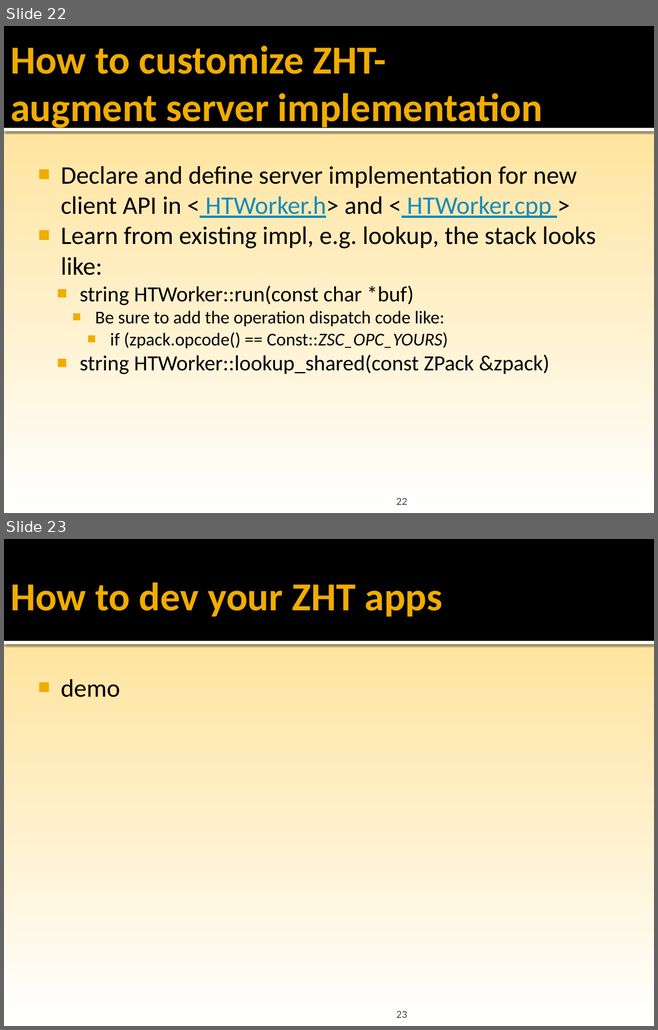
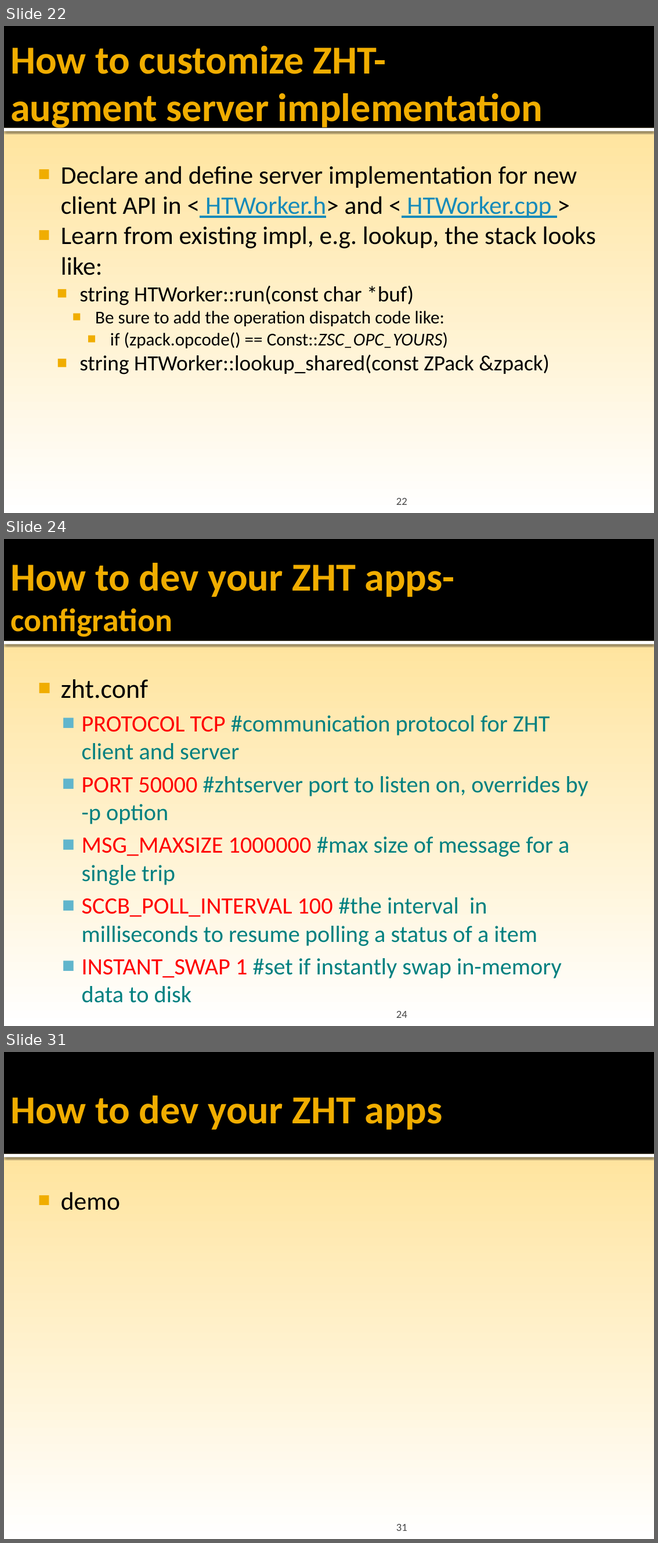
Before and after one commit to datasys/zht, a slide deck: doc/ZHT-dev-tutorial-CS554@cs.iit.pptx. Shown one above the other, each under a label of ours: slides 22 and 23 before the commit, slides 22, 24 and 31 after it; the slides between them are not shown. The pictures are 658x1030 and 658x1543 pixels, drawn with LibreOffice and Linux fonts; fonts in the diff are those of the drawing; background and template pictures are left out. Boxes give left, top, right and bottom in pixels: in the first picture for what was removed or moved away, otherwise in the second. Text is boxed around its words. In the diff, an @@ line names an element or a change of style, - is before the commit and + after.

```diff
--- a/doc/ZHT-dev-tutorial-CS554@cs.iit.pptx
+++ b/doc/ZHT-dev-tutorial-CS554@cs.iit.pptx
@@ slide 24 added at [4, 539, 654, 1026], background gradient #FFC000 to #FFE193 to #FFFFFF; not listed: 2 template elements that a slide beside it also shows @@
@@ title added at [10, 563, 455, 637], 44 pt, text #F0AD00, bold @@
+How to dev your ZHT apps-
+configration
@@ text added at [61, 679, 588, 1003], 25.9 pt, text #008080 @@
+■ zht.conf
+  ■ PROTOCOL TCP #communication protocol for ZHT client and server
+  ■ PORT 50000 #zhtserver port to listen on, overrides by -p option
+  ■ MSG_MAXSIZE 1000000 #max size of message for a single trip
+  ■ SCCB_POLL_INTERVAL 100 #the interval in milliseconds to resume polling a status of a item
+  ■ INSTANT_SWAP 1 #set if instantly swap in-memory data to disk
@@ page number added at [396, 1011, 407, 1018], 12 pt, text #454545 @@
+24
@@ what was slide 23 is now slide 31 @@
@@ page number at [396, 1524, 407, 1531]: text changed @@
-23
+31
```
Also in this commit, not shown: 2 slides changed, 7 other slides added, 1 other file.
